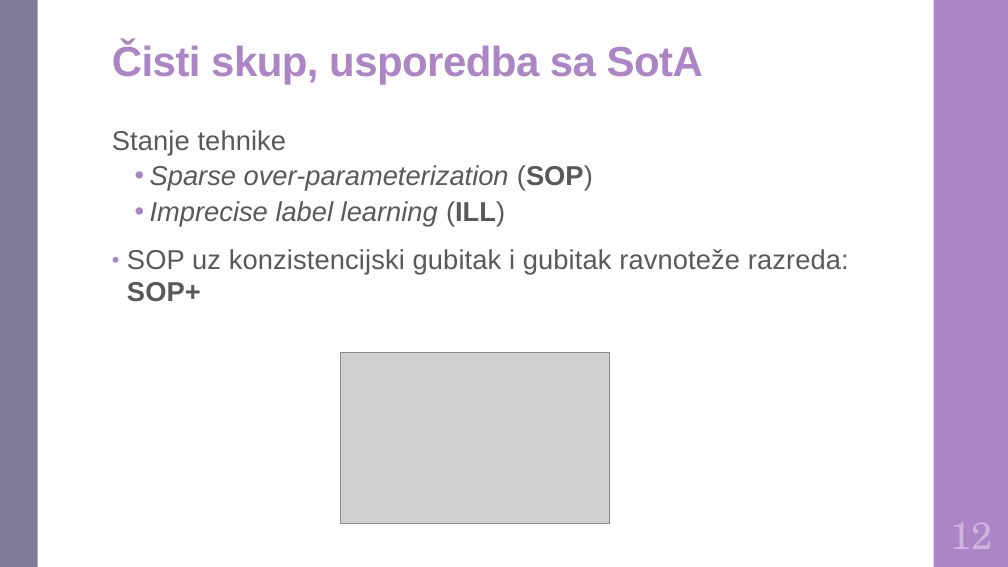
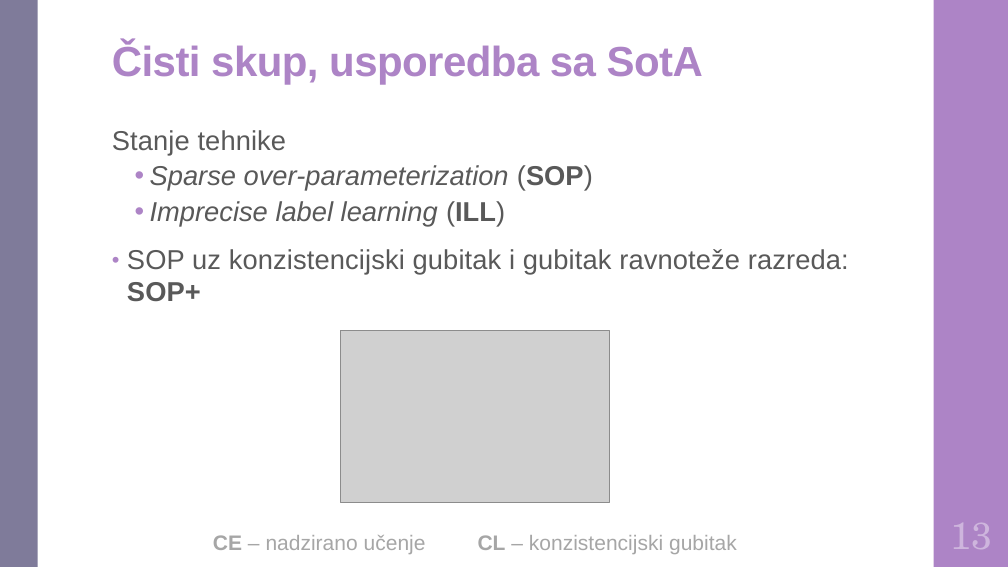
Before and after one commit to DomJamb/Diplomski-Rad-Doku, a slide deck: slide 17 of Prezentacija/Varijacijsko učenje na zašumljenim oznakama.pptx (slide 15 before the commit). Drawn at 1008x567 pixels with LibreOffice and Linux fonts; fonts in the diff are those of the drawing; grey boxes stand for pictures. Boxes give left, top, right and bottom in pixels: in the first picture for what was removed or moved away, otherwise in the second. Text is boxed around its words. In the diff, an @@ line names an element or a change of style, - is before the commit and + after.

```diff
--- a/Prezentacija/Varijacijsko učenje na zašumljenim oznakama.pptx
+++ b/Prezentacija/Varijacijsko učenje na zašumljenim oznakama.pptx
@@ picture: place and size @@
-picture at (341, 352, 609, 524)
+picture at (341, 330, 609, 502)
@@ text added at (213, 535, 737, 554), 20 pt, text #A6A6A6 @@
+CE – nadzirano učenje CL – konzistencijski gubitak
@@ text at (950, 523, 992, 549): text changed @@
-12
+13
```
Also in this commit, not shown: 14 other slides changed, 2 slides added, 1 other file.
